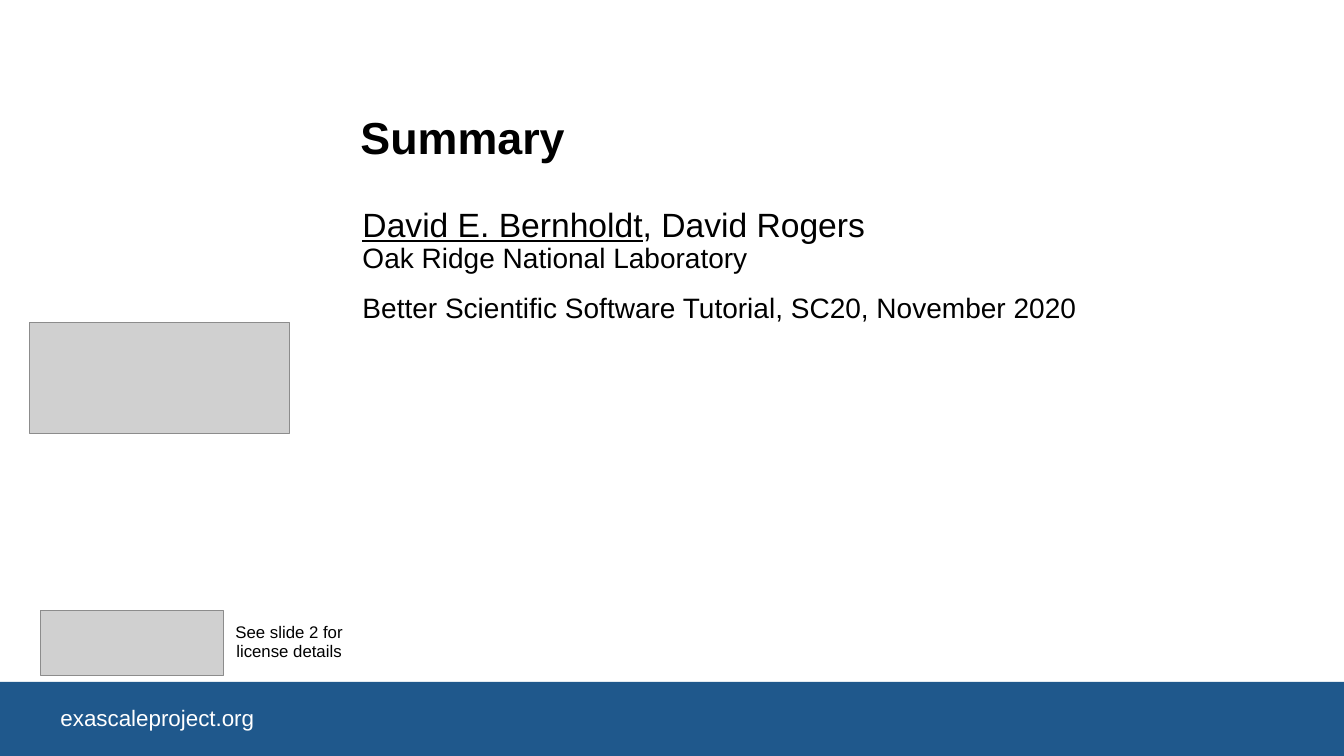
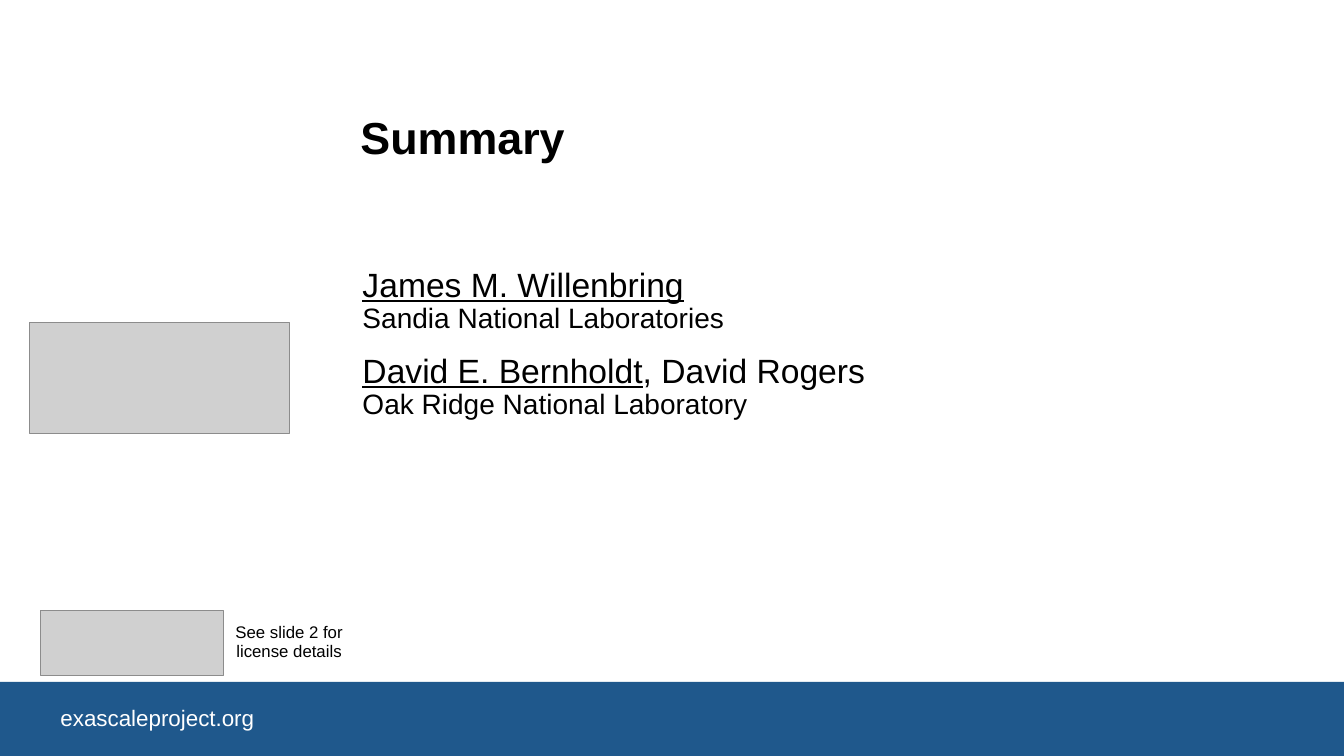
Before and after one commit to bssw-tutorial/presentations, a slide deck: slide 1 of final-presentations/2021-04-12-ecpam/05-summary.pptx. Drawn at 1344x756 pixels with LibreOffice and Linux fonts; fonts in the diff are those of the drawing; grey boxes stand for pictures; background and template pictures are left out. Boxes give left, top, right and bottom in pixels: in the first picture for what was removed or moved away, otherwise in the second. Text is boxed around its words. In the diff, an @@ line names an element or a change of style, - is before the commit and + after.

```diff
--- a/final-presentations/2021-04-12-ecpam/05-summary.pptx
+++ b/final-presentations/2021-04-12-ecpam/05-summary.pptx
@@ subtitle at (362,272,724,329): paragraph added @@
+James M. Willenbring
+Sandia National Laboratories
@@ subtitle at (362,297,1076,322): paragraph removed @@
-Better Scientific Software Tutorial, SC20, November 2020
```
Also in this commit, not shown: 3 other slides changed, 1 slide added, 5 slides removed.
